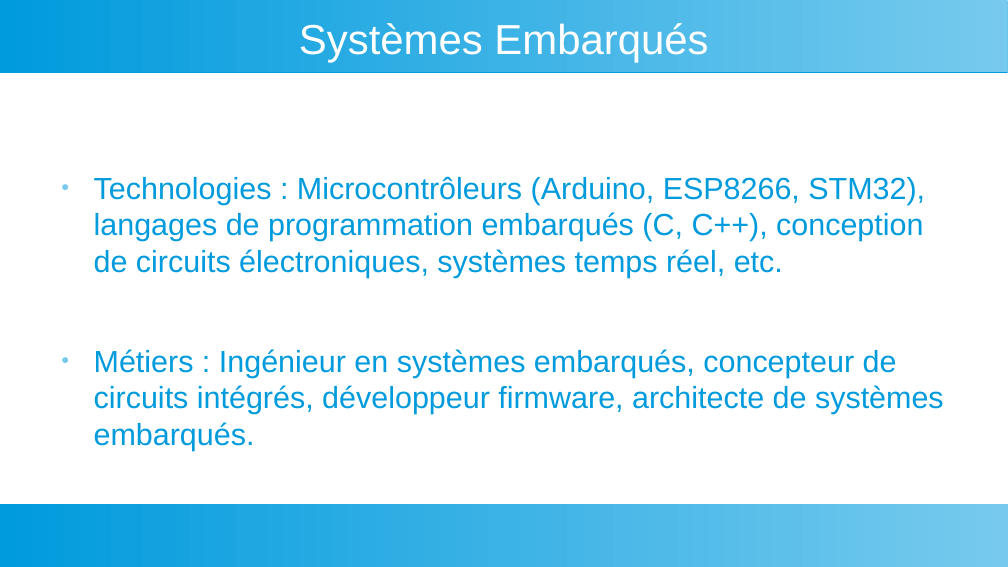
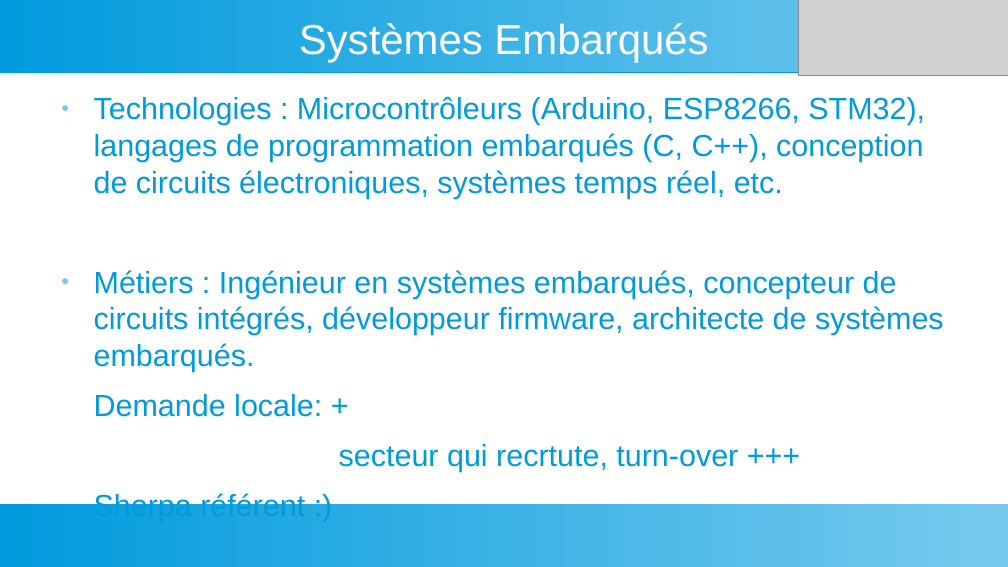
Before and after one commit to dansylvain/market_study_pres00, a slide deck: slide 14 of presentation specialisation pro.odp (slide 17 before the commit). Drawn at 1008x567 pixels with LibreOffice and Linux fonts; fonts in the diff are those of the drawing; grey boxes stand for pictures. Boxes give left, top, right and bottom in pixels: in the first picture for what was removed or moved away, otherwise in the second. Text is boxed around its words. In the diff, an @@ line names an element or a change of style, - is before the commit and + after.

```diff
--- a/presentation specialisation pro.odp
+++ b/presentation specialisation pro.odp
@@ picture added at <box>799,0,1008,76</box> @@
@@ text "Technologies : Microcontrôleurs (Arduino, ESP8266, ...": place and size @@
-text "Technologies : Microcontrôleurs (Arduino, ESP8266, ..." at <box>94,176,944,451</box>
+text "Technologies : Microcontrôleurs (Arduino, ESP8266, ..." at <box>94,96,944,504</box>
@@ text at <box>94,394,738,504</box>: paragraphs added @@
+Demande locale: +
+secteur qui recrtute, turn-over +++
+Sherpa référent :)
```
Also in this commit, not shown: 13 other slides changed, 9 slides added, 6 slides removed, 1 other file.
